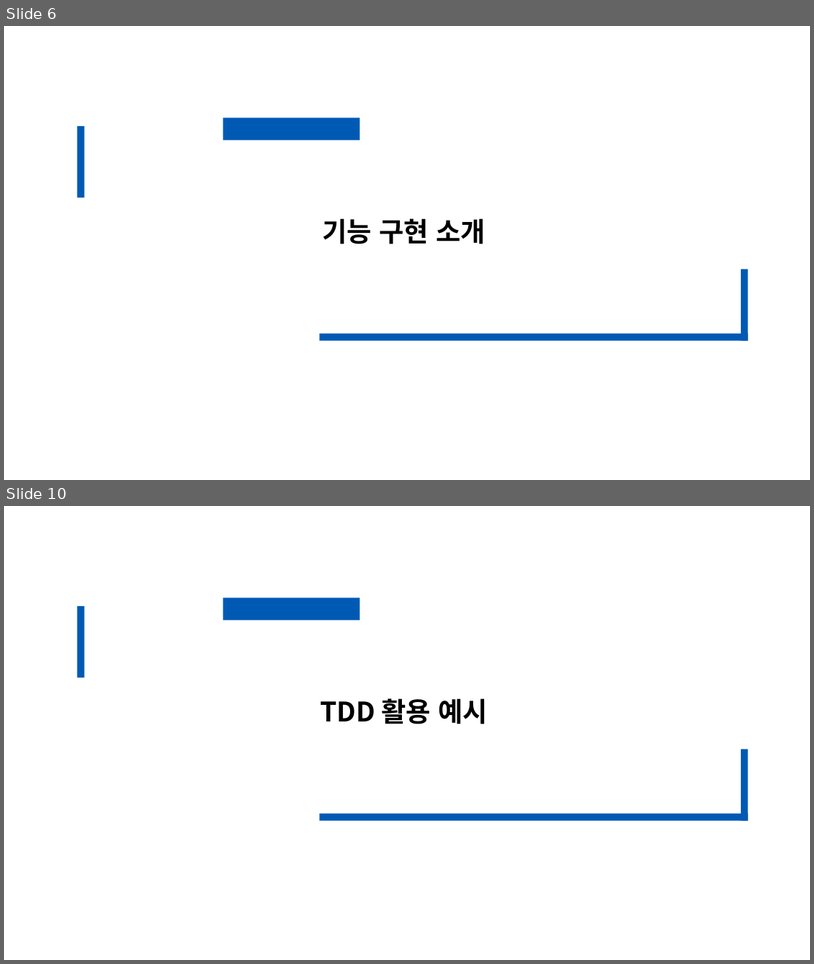
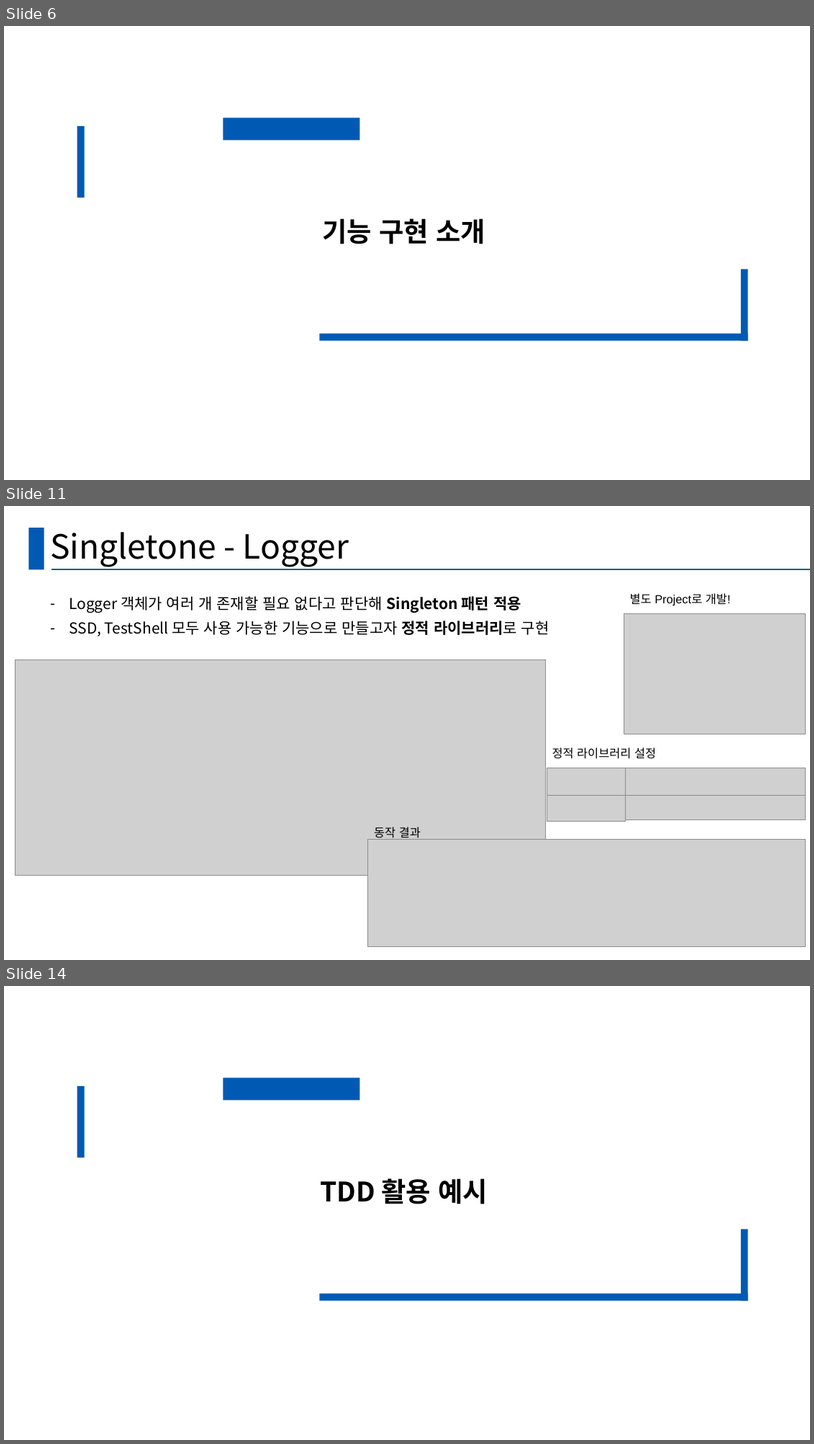
Before and after one commit to hy-ra-na/presentation_Americano, a slide deck: 발표양식.pptx. Shown one above the other, each under a label of ours: slides 6 and 10 before the commit, slides 6, 11 and 14 after it; the slides between them are not shown. The pictures are 814x964 and 814x1444 pixels, drawn with LibreOffice and Linux fonts; fonts in the diff are those of the drawing; grey boxes stand for pictures. Boxes give left, top, right and bottom in pixels: in the first picture for what was removed or moved away, otherwise in the second. Text is boxed around its words. In the diff, an @@ line names an element or a change of style, - is before the commit and + after.

Commit message:
latest

```diff
--- a/발표양식.pptx
+++ b/발표양식.pptx
@@ slide 11 added at <box>4,506,810,960</box>, background #FFFFFF @@
@@ rectangle added at <box>28,528,44,569</box>, fill #005AB4 @@
@@ title added at <box>50,532,349,567</box>, 39.6 pt, text #000000 @@
+Singletone - Logger
@@ line added from (52, 569) to (810, 569), #156082 1.5 pt @@
@@ text added at <box>69,596,550,636</box>, 18 pt, text #000000 @@
+– Logger 객체가 여러 개 존재할 필요 없다고 판단해 Singleton 패턴 적용
+– SSD, TestShell 모두 사용 가능한 기능으로 만들고자 정적 라이브러리로 구현
@@ picture added at <box>624,613,805,734</box> @@
@@ text added at <box>630,593,731,606</box>, 14 pt, text #000000 @@
+별도 Project로 개발!
@@ picture added at <box>15,659,546,875</box> @@
@@ group added at <box>548,747,806,821</box>: 4 pictures, 1 text @@
+정적 라이브러리 설정
@@ text added at <box>374,826,421,839</box>, 14 pt, text #000000 @@
+동작 결과
@@ picture added at <box>368,839,805,947</box> @@
@@ what was slide 10 is now slide 14 @@
```
Also in this commit, not shown: 2 slides changed, 8 other slides added, 3 slides removed.
